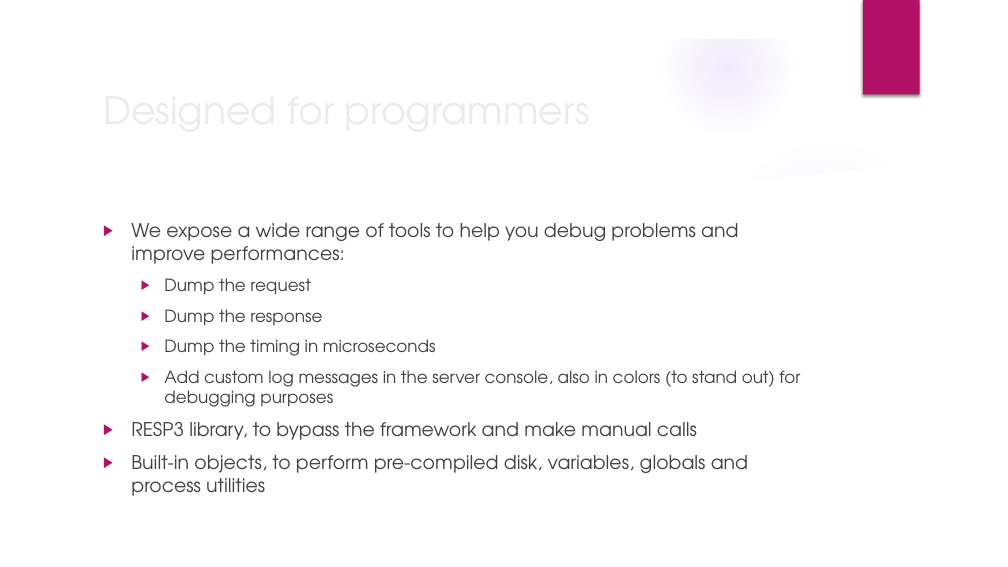
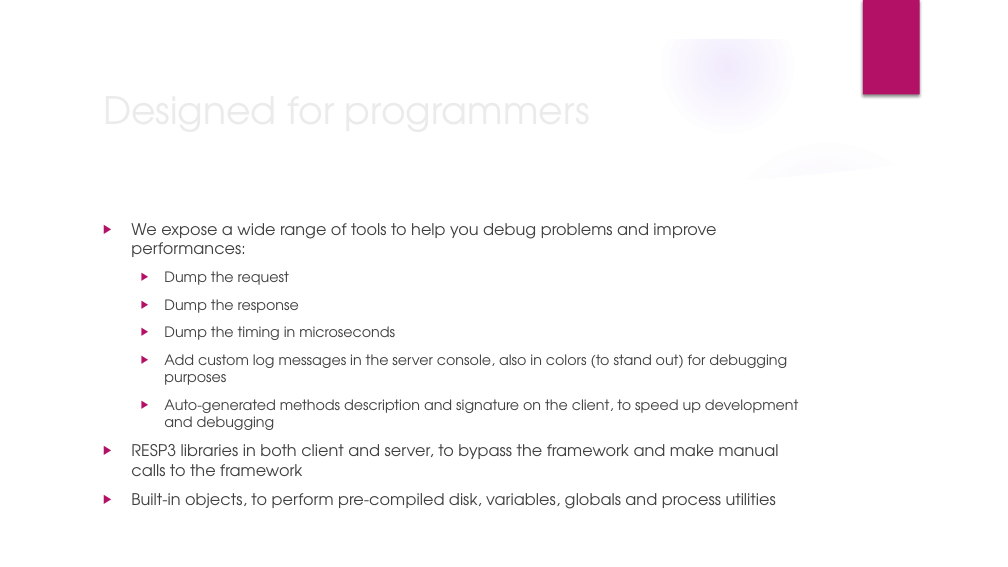
Before and after one commit to mind4yottadb/mind-server, a slide deck: slide 11 of docs/slides/def1.pptx (slide 12 before the commit). Drawn at 1008x567 pixels with LibreOffice and Linux fonts; fonts in the diff are those of the drawing; background and template pictures are left out. Boxes give left, top, right and bottom in pixels: in the first picture for what was removed or moved away, otherwise in the second. Text is boxed around its words. In the diff, an @@ line names an element or a change of style, - is before the commit and + after.

```diff
--- a/docs/slides/def1.pptx
+++ b/docs/slides/def1.pptx
@@ text at box(131, 223, 787, 509): size 18 to 15.3 pt in "We expose a wide range of tools ...", "Built-in objects, to perform pre-compiled disk, variables, ..."; size 16 to 13.6 pt in "Dump the request", "Dump the response", "Dump the timing in microseconds", "Add custom log messages in the server ..." @@
@@ text at box(131, 399, 798, 476): text changed; size 18 to 13.6 pt @@
-▶ RESP3 library, to bypass the framework and make manual calls
+  ▶ Auto-generated methods description and signature on the client, to speed up development and debugging
+▶ RESP3 libraries in both client and server, to bypass the framework and make manual calls to the framework
```
Also in this commit, not shown: 8 other slides changed, 33 other files.
